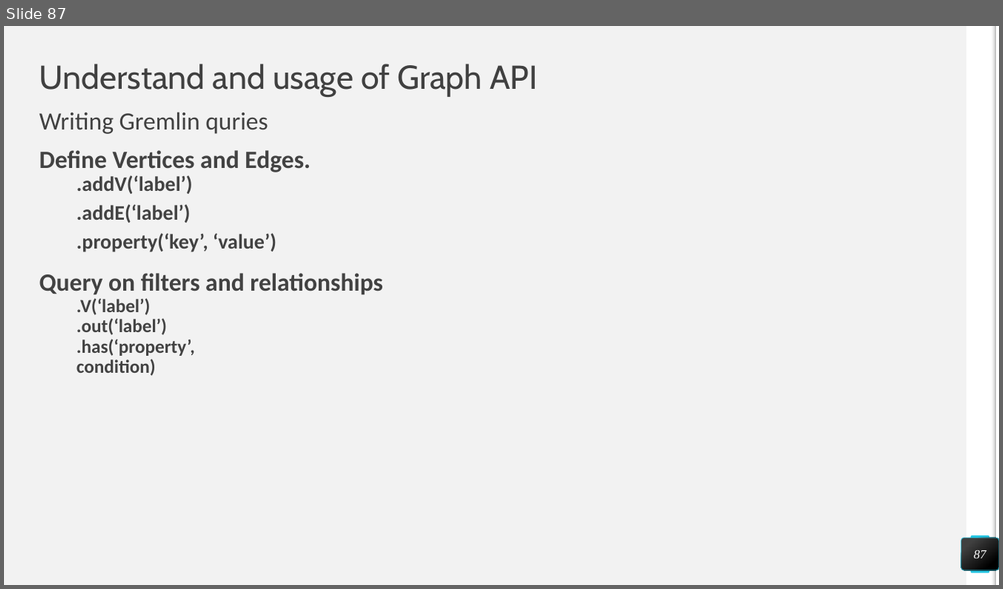
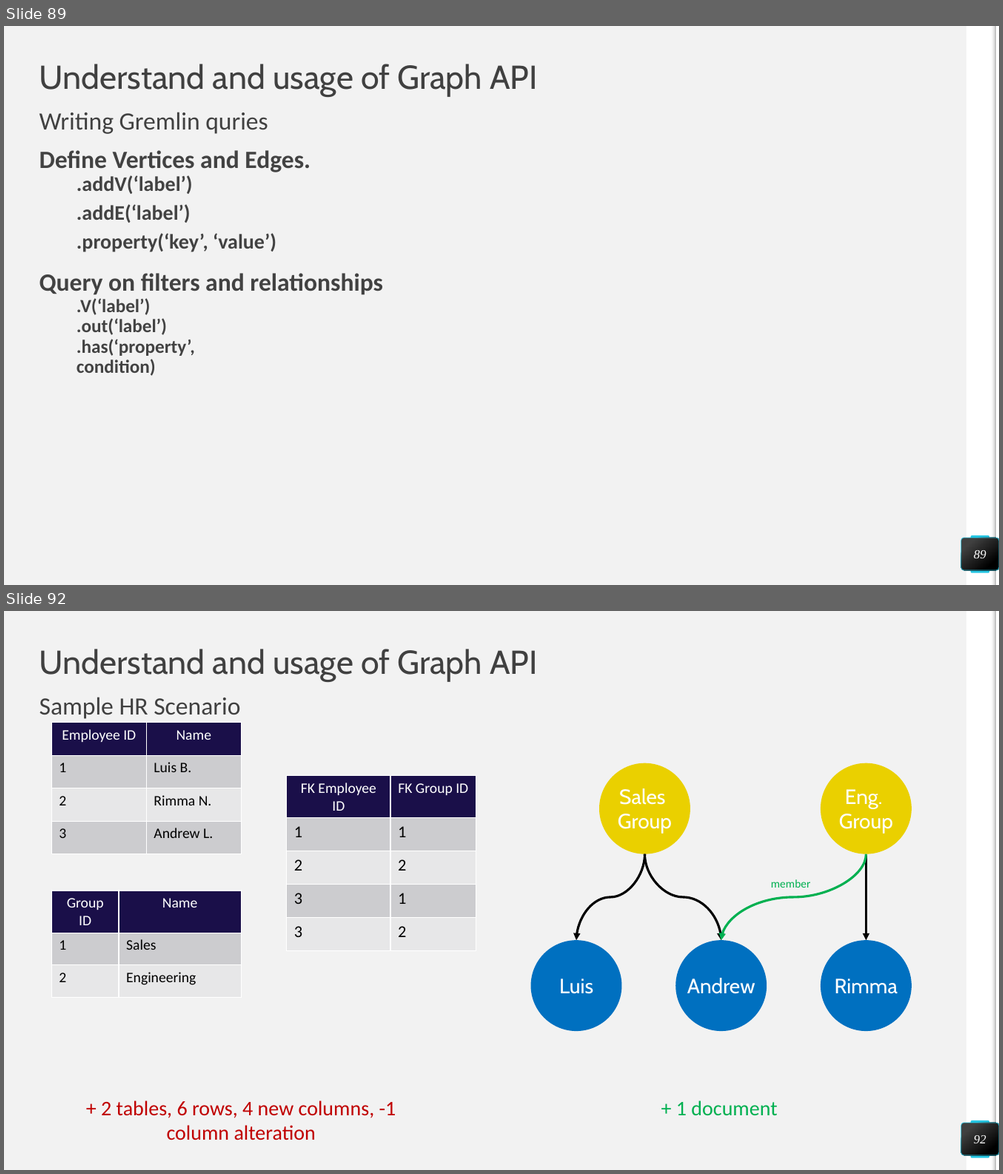
Before and after one commit to NageshSathrasala/CosmodbMS, a slide deck: Azure CosmosDB_New.pptx. Shown one above the other, each under a label of ours: slide 87 before the commit, slides 89 and 92 after it; the slides between them are not shown. The pictures are 1003x589 and 1003x1174 pixels, drawn with LibreOffice and Linux fonts; fonts in the diff are those of the drawing. Boxes give left, top, right and bottom in pixels: in the first picture for what was removed or moved away, otherwise in the second. Text is boxed around its words. In the diff, an @@ line names an element or a change of style, - is before the commit and + after.

```diff
--- a/Azure CosmosDB_New.pptx
+++ b/Azure CosmosDB_New.pptx
@@ slide 92 added at (4, 611, 999, 1170), background #F2F2F2; not listed: 4 template elements that a slide beside it also shows @@
@@ title added at (40, 649, 538, 682), 32 pt, text #404040 @@
+Understand and usage of Graph API
@@ text added at (40, 697, 240, 719), 24 pt, text #404040 @@
+Sample HR Scenario
@@ table added at (52, 722, 242, 854), 4 rows, 2 columns @@
+Employee ID | Name
+1 | Luis B.
+2 | Rimma N.
+3 | Andrew L.
@@ ellipse added at (600, 763, 691, 854), fill #EAD000 @@
@@ ellipse added at (820, 763, 911, 854), fill #EAD000 @@
@@ table added at (287, 776, 476, 951), 5 rows, 2 columns @@
+FK Employee ID | FK Group ID
+1 | 1
+2 | 2
+3 | 1
+3 | 2
@@ text added at (617, 789, 671, 834), 20 pt, text #FFFFFF @@
+Sales
+Group
@@ text added at (839, 789, 893, 834), 20 pt, text #FFFFFF @@
+Eng.
+Group
@@ curved arrow added from (645, 854) to (576, 941), #000000 2.25 pt @@
@@ curved arrow added from (645, 854) to (721, 941), #000000 2.25 pt @@
@@ curved arrow added from (866, 854) to (721, 941), #00B050 2.25 pt @@
@@ arrow added from (866, 854) to (866, 941), #000000 2.25 pt @@
@@ table added at (52, 891, 242, 992), 3 rows, 2 columns @@
+Group ID | Name
+1 | Sales
+2 | Engineering
@@ text added at (771, 880, 810, 888), 11 pt, text #00B050 @@
+member
@@ ellipse added at (531, 941, 622, 1032), fill #0070C0 @@
@@ ellipse added at (675, 941, 766, 1032), fill #0070C0 @@
@@ ellipse added at (820, 941, 911, 1032), fill #0070C0 @@
@@ text added at (559, 979, 593, 994), 20 pt, text #FFFFFF @@
+Luis
@@ text added at (687, 978, 755, 994), 20 pt, text #FFFFFF @@
+Andrew
@@ text added at (834, 979, 897, 994), 20 pt, text #FFFFFF @@
+Rimma
@@ text added at (101, 1101, 396, 1141), 20 pt, text #C00000 @@
++ 2 tables, 6 rows, 4 new columns, -1 column alteration
@@ text added at (676, 1101, 777, 1116), 20 pt, text #00B050 @@
++ 1 document
@@ page number added at (962, 1123, 999, 1156), fill gradient #404040 to #000000, outline #25C6E3 0.5 pt, 12 pt, text #FFFFFF, italic @@
+92
@@ what was slide 87 is now slide 89 @@
@@ page number at (973, 551, 986, 559): text changed @@
-87
+89
```
Also in this commit, not shown: 3 slides changed, 7 other slides added.
